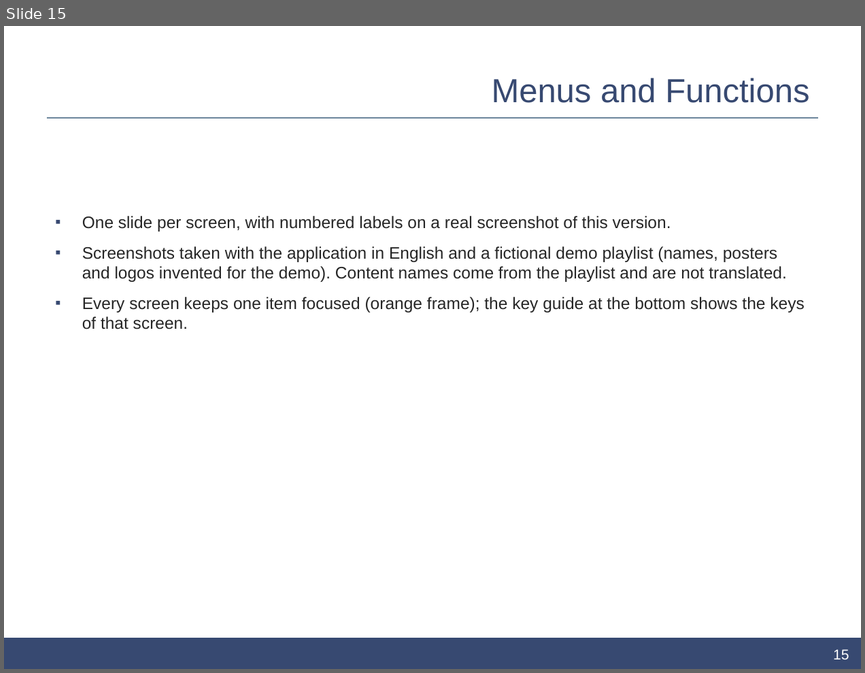
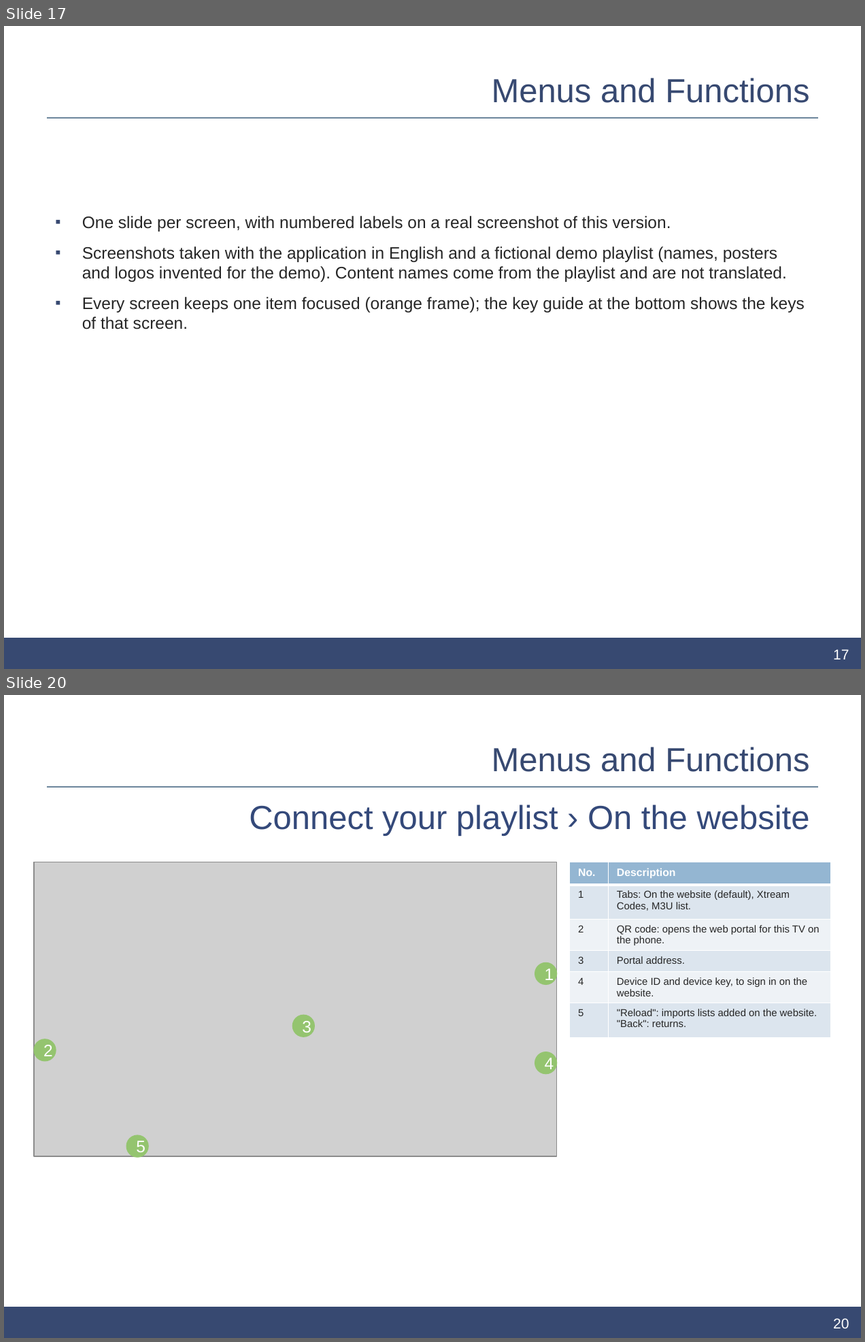
Before and after one commit to johnosd/ccplaytv, a slide deck: release/samsung/kit/ui-description/CCPlayTV_UI_Description_0.2.1.pptx. Shown one above the other, each under a label of ours: slide 15 before the commit, slides 17 and 20 after it; the slides between them are not shown. The pictures are 865x673 and 865x1342 pixels, drawn with LibreOffice and Linux fonts; fonts in the diff are those of the drawing; grey boxes stand for pictures; background and template pictures are left out. Boxes give left, top, right and bottom in pixels: in the first picture for what was removed or moved away, otherwise in the second. Text is boxed around its words. In the diff, an @@ line names an element or a change of style, - is before the commit and + after.

```diff
--- a/release/samsung/kit/ui-description/CCPlayTV_UI_Description_0.2.1.pptx
+++ b/release/samsung/kit/ui-description/CCPlayTV_UI_Description_0.2.1.pptx
@@ slide 20 added at (x1=4, y1=695, x2=861, y2=1338), background #FFFFFF; not listed: 2 template elements that a slide beside it also shows @@
@@ title added at (x1=492, y1=747, x2=809, y2=772), 28 pt, text #374971 @@
+Menus and Functions
@@ text added at (x1=249, y1=804, x2=810, y2=836), 28 pt, text #34497A @@
+Connect your playlist › On the website
@@ picture added at (x1=34, y1=862, x2=557, y2=1156) @@
@@ table added at (x1=570, y1=862, x2=831, y2=1055), 6 rows, 2 columns @@
+No. | Description
+1 | Tabs: On the website (default), Xtream Codes, M3U list.
+2 | QR code: opens the web portal for this TV on the phone.
+3 | Portal address.
+4 | Device ID and device key, to sign in on the website.
+5 | "Reload": imports lists added on the website. "Back": returns.
@@ ellipse added at (x1=535, y1=963, x2=555, y2=984), fill #94C46F, outline #94C46F 2 pt, 14 pt, text #FFFFFF @@
+1
@@ ellipse added at (x1=294, y1=1015, x2=314, y2=1036), fill #94C46F, outline #94C46F 2 pt, 14 pt, text #FFFFFF @@
+3
@@ ellipse added at (x1=35, y1=1040, x2=56, y2=1060), fill #94C46F, outline #94C46F 2 pt, 14 pt, text #FFFFFF @@
+2
@@ ellipse added at (x1=535, y1=1052, x2=555, y2=1073), fill #94C46F, outline #94C46F 2 pt, 14 pt, text #FFFFFF @@
+4
@@ ellipse added at (x1=127, y1=1136, x2=148, y2=1157), fill #94C46F, outline #94C46F 2 pt, 14 pt, text #FFFFFF @@
+5
@@ page number added at (x1=833, y1=1318, x2=849, y2=1328), 12 pt, text #FFFFFF @@
+20
@@ what was slide 15 is now slide 17 @@
@@ page number at (x1=833, y1=649, x2=849, y2=659): text changed @@
-15
+17
```
Also in this commit, not shown: 8 slides changed, 5 other slides added, 30 other files.
